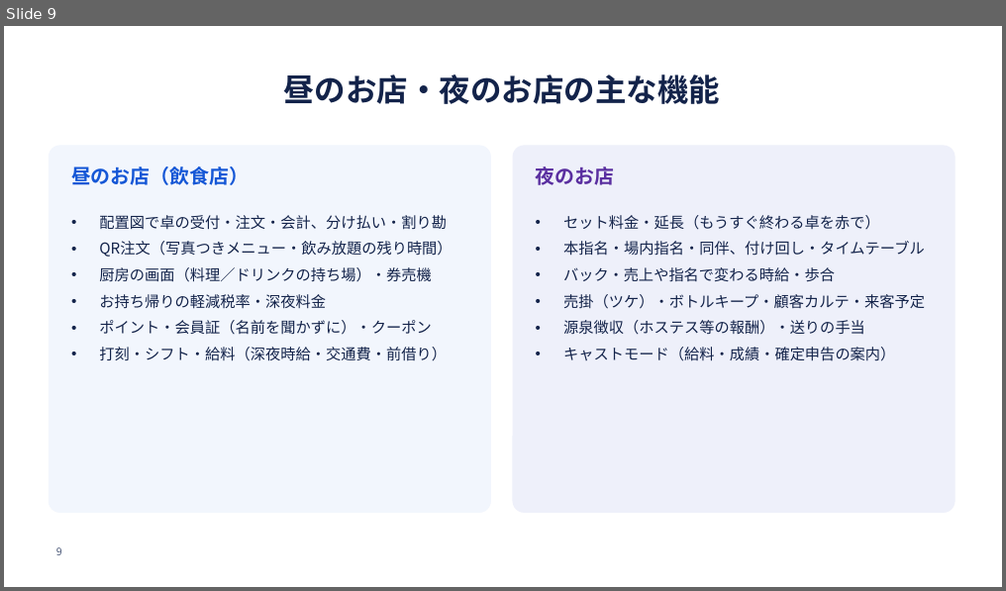
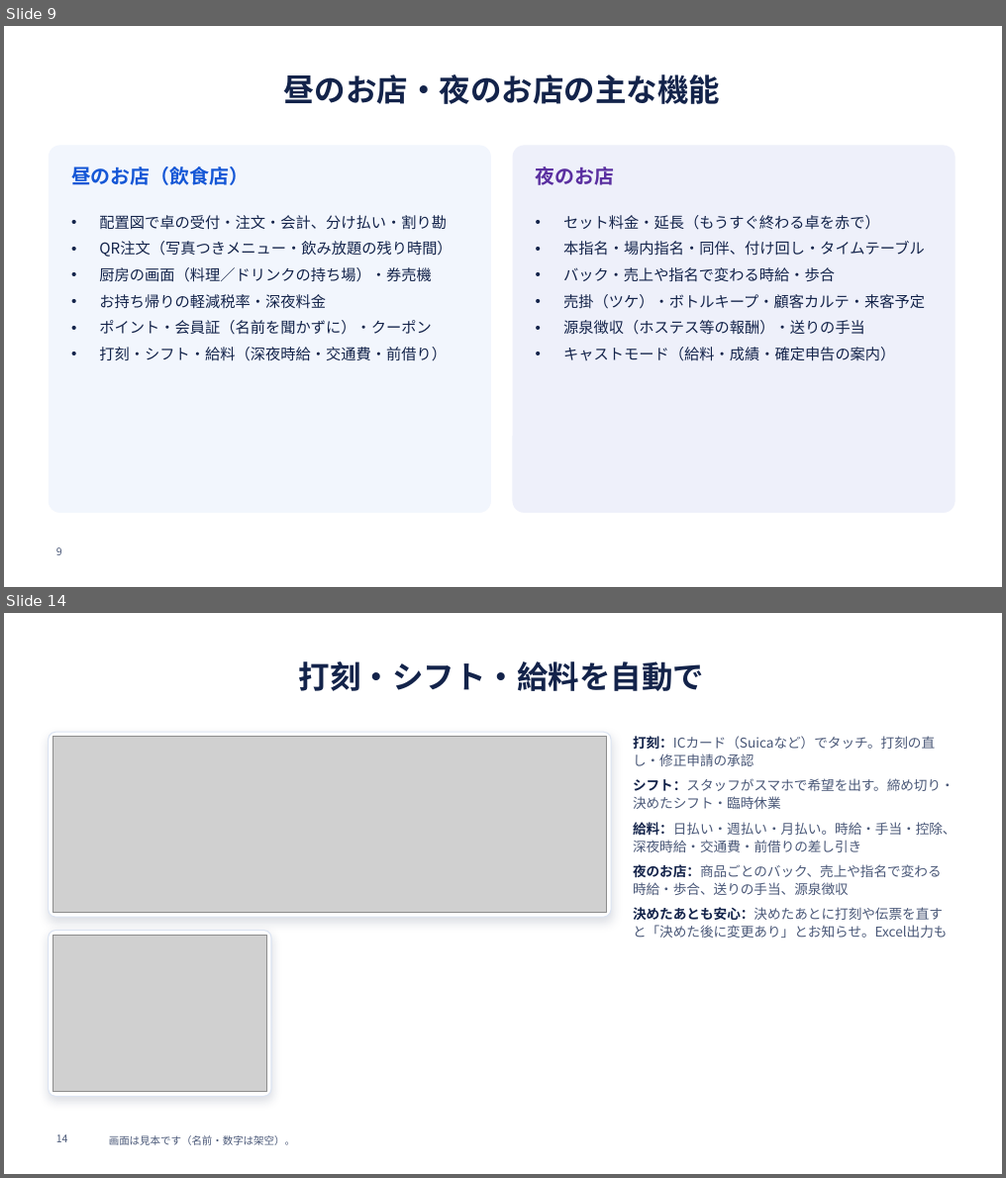
Before and after one commit to SatoAkito2026/GACHICAREERAI, a slide deck: docs/posupos-sales/posupos-shiryo.pptx. Shown one above the other, each under a label of ours: slide 9 before the commit, slides 9 and 14 after it; the slides between them are not shown. The pictures are 1006x591 and 1006x1178 pixels, drawn with LibreOffice and Linux fonts; fonts in the diff are those of the drawing; grey boxes stand for pictures; background and template pictures are left out. Boxes give left, top, right and bottom in pixels: in the first picture for what was removed or moved away, otherwise in the second. Text is boxed around its words. In the diff, an @@ line names an element or a change of style, - is before the commit and + after.

```diff
--- a/docs/posupos-sales/posupos-shiryo.pptx
+++ b/docs/posupos-sales/posupos-shiryo.pptx
@@ slide 14 added at (4,613,1002,1174), background #FFFFFF @@
@@ title added at (299,662,704,691), 30 pt, text #13234A, bold @@
+打刻・シフト・給料を自動で
@@ rounded rectangle added at (49,732,611,917), fill #FFFFFF, outline #DCE4F2 1 pt @@
@@ picture added at (53,737,607,912) @@
@@ text added at (633,736,956,938), 13 pt, text #4A5878 @@
+• 打刻：ICカード（Suicaなど）でタッチ。打刻の直し・修正申請の承認
+• シフト：スタッフがスマホで希望を出す。締め切り・決めたシフト・臨時休業
+• 給料：日払い・週払い・月払い。時給・手当・控除、深夜時給・交通費・前借りの差し引き
+• 夜のお店：商品ごとのバック、売上や指名で変わる時給・歩合、送りの手当、源泉徴収
+• 決めたあとも安心：決めたあとに打刻や伝票を直すと「決めた後に変更あり」とお知らせ。Excel出力も
@@ rounded rectangle added at (49,931,271,1096), fill #FFFFFF, outline #DCE4F2 1 pt @@
@@ picture added at (53,935,266,1092) @@
@@ page number added at (56,1135,68,1143), 10 pt, text #4A5878 @@
+14
@@ text added at (109,1136,295,1146), 10 pt, text #4A5878 @@
+画面は見本です（名前・数字は架空）。
```
Also in this commit, not shown: 6 other slides added, 15 other files.
